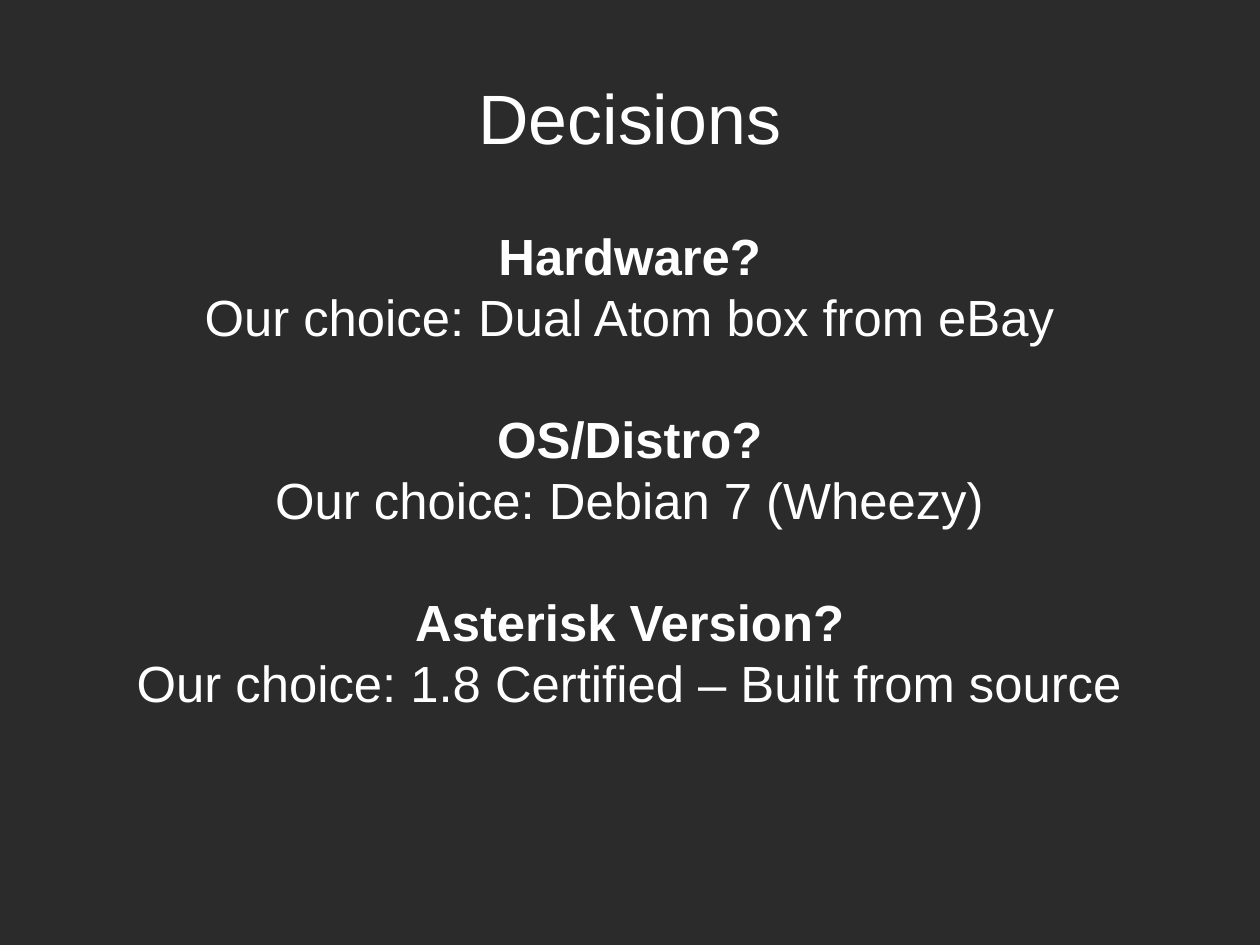
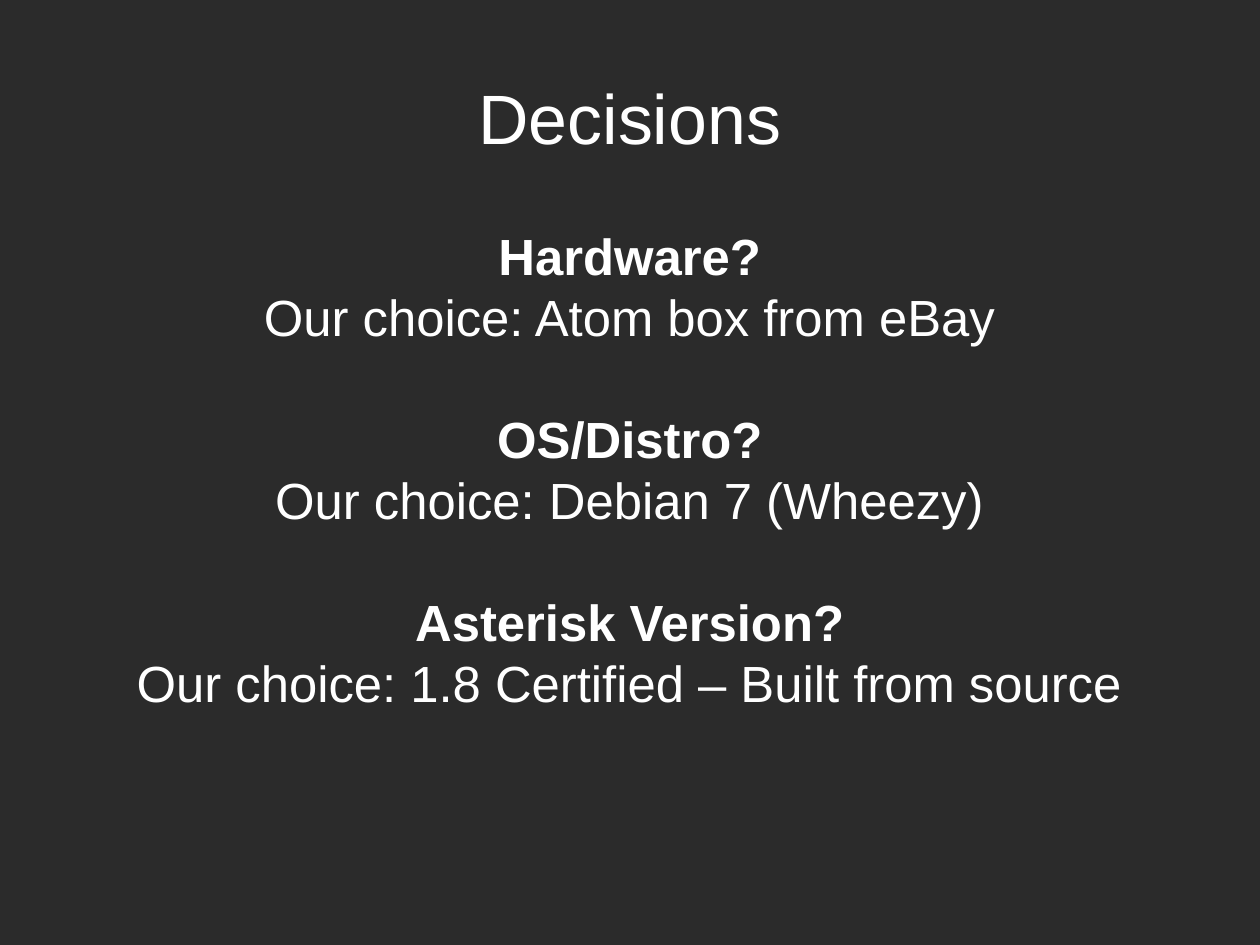
Before and after one commit to jpmcneely/Asterisk, a slide deck: slide 13 of LUG-Demo/Asterisk-Slides.odp. Drawn at 1260x945 pixels with LibreOffice and Linux fonts; fonts in the diff are those of the drawing; background and template pictures are left out; a plain dark background stands for a picture behind light text. Boxes give left, top, right and bottom in pixels: in the first picture for what was removed or moved away, otherwise in the second. Text is boxed around its words. In the diff, an @@ line names an element or a change of style, - is before the commit and + after.

```diff
--- a/LUG-Demo/Asterisk-Slides.odp
+++ b/LUG-Demo/Asterisk-Slides.odp
@@ subtitle at (x1=264, y1=299, x2=995, y2=346): text changed @@
-Our choice: Dual Atom box from eBay
+Our choice: Atom box from eBay
```
Also in this commit, not shown: 1 other slide changed.
